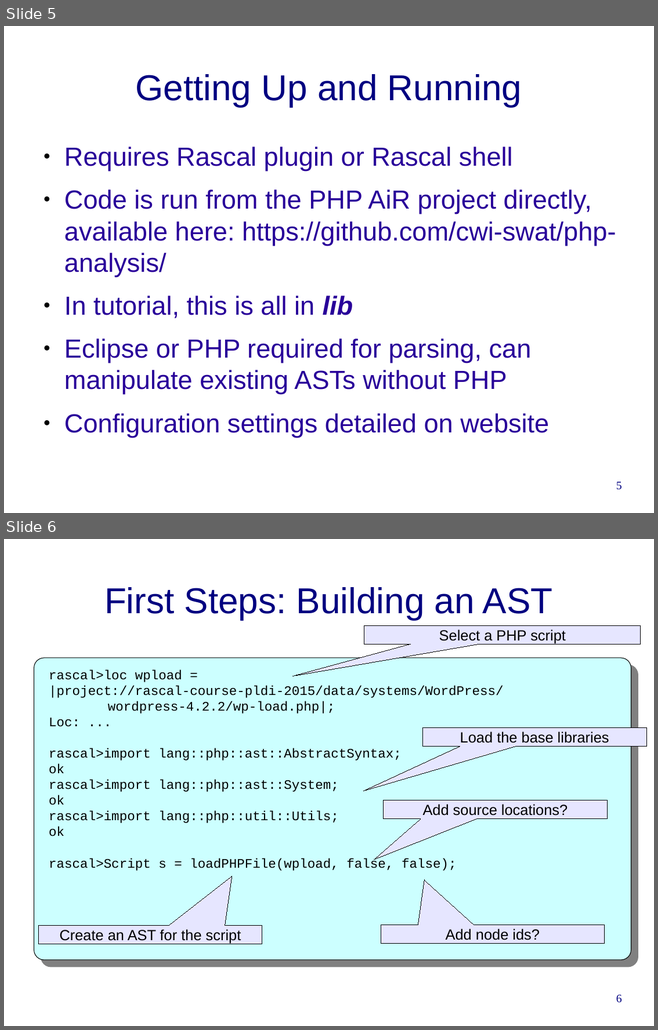
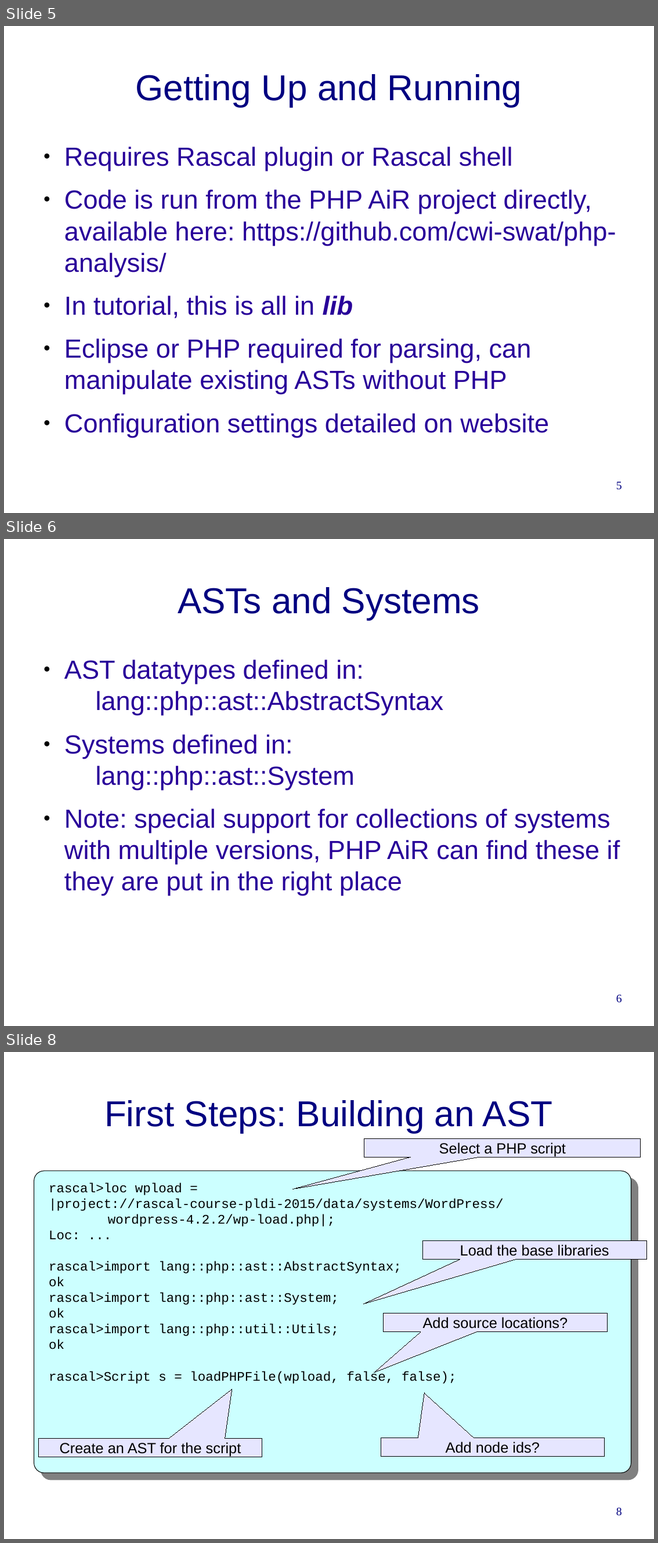
Before and after one commit to cwi-swat/rascal-course-pldi-2015, a slide deck: presentations/PHP-analysis.odp. Shown one above the other, each under a label of ours: slides 5 and 6 before the commit, slides 5, 6 and 8 after it; the slides between them are not shown. The pictures are 658x1030 and 658x1543 pixels, drawn with LibreOffice and Linux fonts; fonts in the diff are those of the drawing; background and template pictures are left out. Boxes give left, top, right and bottom in pixels: in the first picture for what was removed or moved away, otherwise in the second. Text is boxed around its words. In the diff, an @@ line names an element or a change of style, - is before the commit and + after.

Commit message:
Added some details on AST, summarized additional analysis support

```diff
--- a/presentations/PHP-analysis.odp
+++ b/presentations/PHP-analysis.odp
@@ slide 6 added at (4,539,654,1026), background #FFFFFF @@
@@ title added at (177,587,480,620), 44 pt, text #000080 @@
+ASTs and Systems
@@ text added at (64,660,620,896), 32 pt, text #280099 @@
+● AST datatypes defined in:
+  lang::php::ast::AbstractSyntax
+● Systems defined in:
+  lang::php::ast::System
+● Note: special support for collections of systems with multiple versions, PHP AiR can find these if they are put in the right place
@@ page number added at (616,995,622,1003), 14 pt, text #000080 @@
+6
@@ what was slide 6 is now slide 8 @@
@@ page number at (616,1508,622,1516): text changed @@
-6
+8
```
Also in this commit, not shown: 8 slides changed, 2 other slides added, 4 slides removed.
